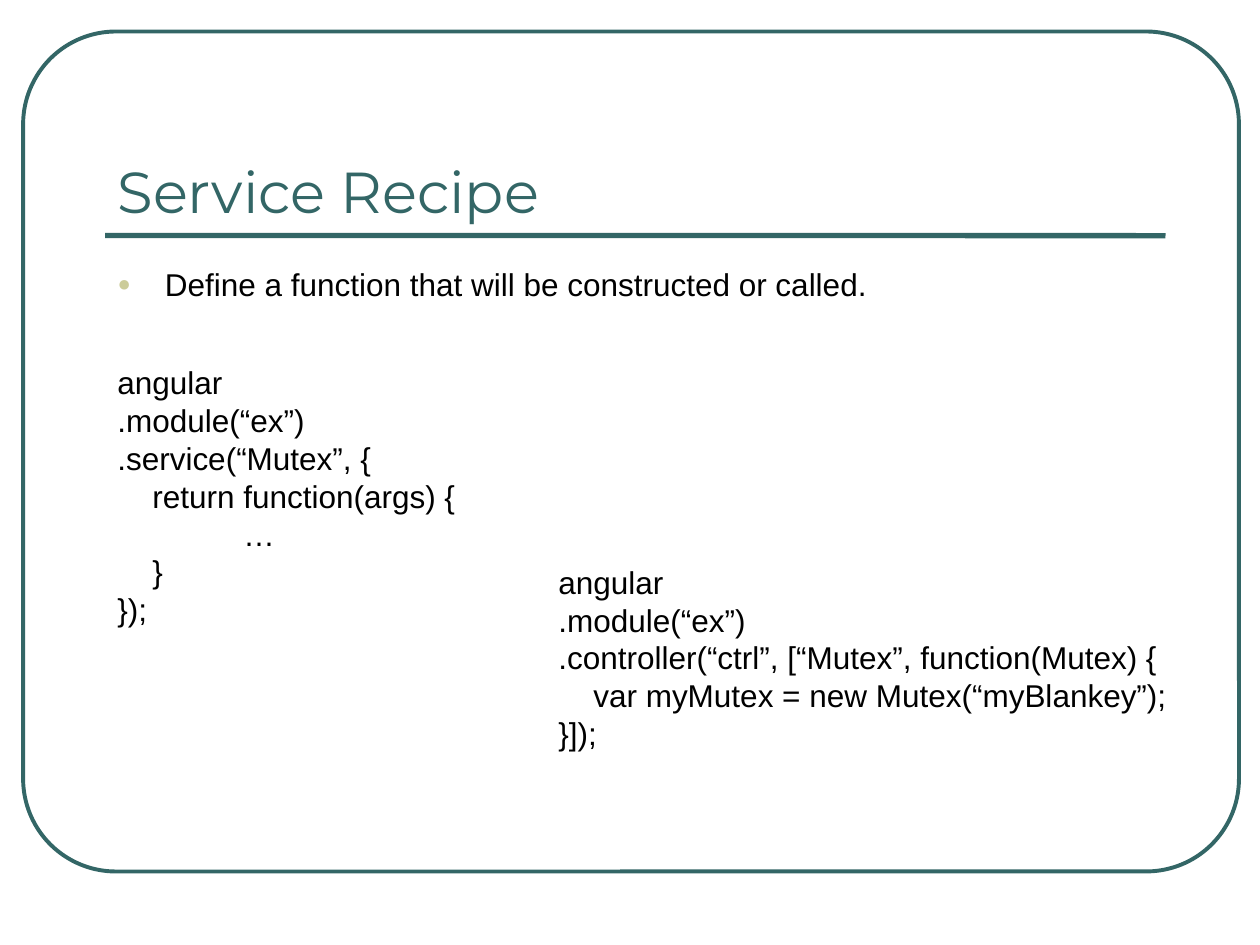
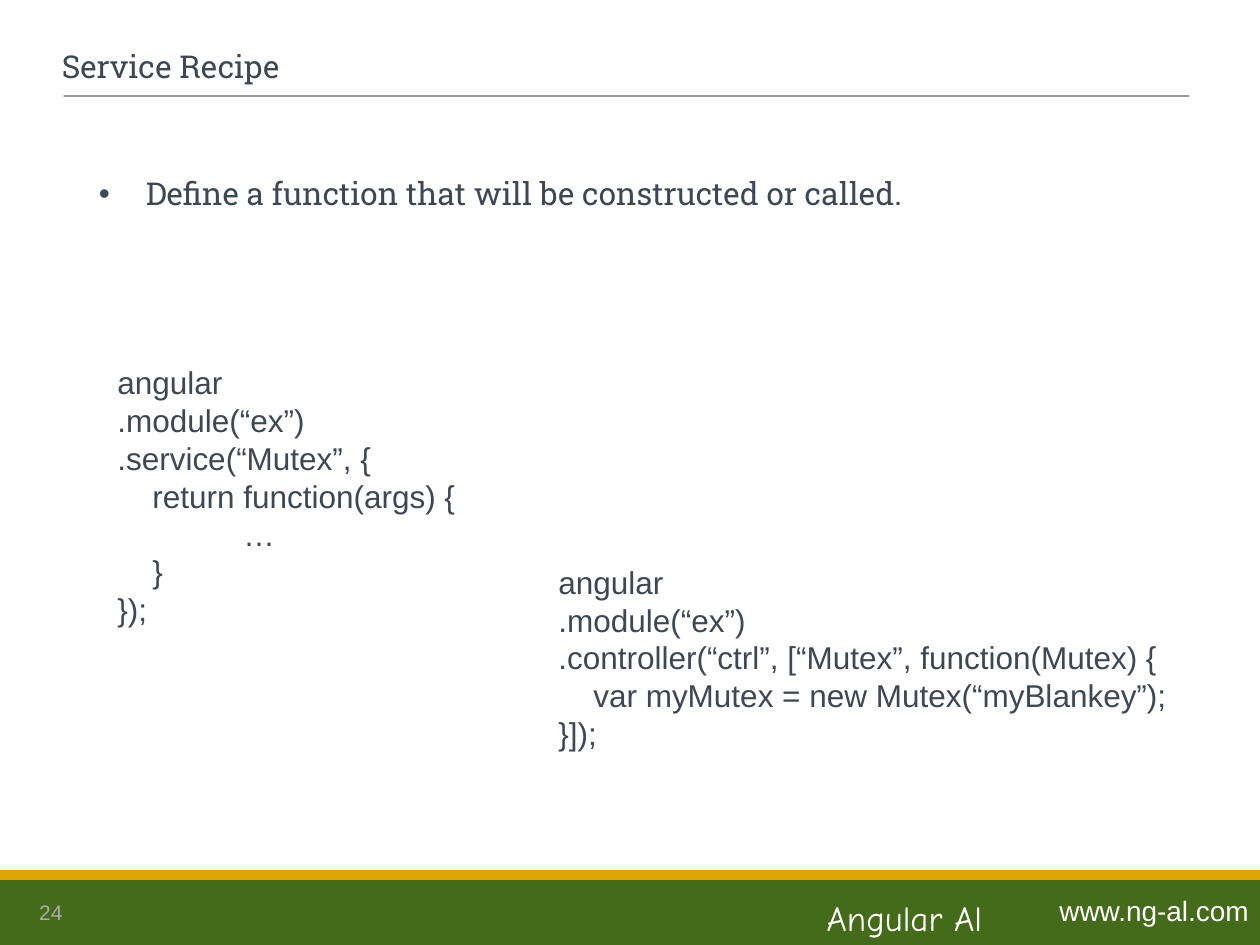
Before and after one commit to ng-al/AngularIntroApp, a slide deck: slide 24 of AngularJS Intro.ppt (slide 25 before the commit). Drawn at 1260x945 pixels with LibreOffice and Linux fonts; fonts in the diff are those of the drawing. Boxes give left, top, right and bottom in pixels: in the first picture for what was removed or moved away, otherwise in the second. Text is boxed around its words. In the diff, an @@ line names an element or a change of style, - is before the commit and + after.

```diff
--- a/AngularJS Intro.ppt
+++ b/AngularJS Intro.ppt
@@ rounded rectangle removed at (23, 32, 1239, 872) @@
@@ title "Service Recipe": place and size @@
-title "Service Recipe" at (118, 170, 539, 225)
+title "Service Recipe" at (62, 54, 279, 85)
@@ title "Service Recipe" at (62, 54, 279, 85): size 33 to 18 pt, font Montserrat to Roboto Slab, text colour #336666 to #3E4753; vertical alignment bottom to middle @@
@@ line moved from (105, 236) - (1166, 236) to (64, 96) - (1189, 96) @@
@@ line (64, 96) - (1189, 96): stroke #336666 3 pt to #626366 0.74 pt @@
@@ text "Define a function that will ...": place and size @@
-text "Define a function that will ..." at (165, 273, 866, 297)
+text "Define a function that will ..." at (146, 180, 902, 206)
@@ text "Define a function that will ..." at (146, 180, 902, 206): font Arial to Roboto Slab, text colour #000000 to #3E4753; bullet ● to •; bullet colour #CCCC99 to #3E4753 @@
@@ text "angular" at (117, 371, 435, 514): text colour #000000 to #3E4753 @@
@@ text "angular" at (558, 571, 1166, 713): text colour #000000 to #3E4753 @@
@@ rectangle added at (0, 876, 1260, 945), fill #446B19 @@
@@ rectangle added at (0, 872, 1260, 878), fill #DFA602, outline #DFA602 2.01 pt @@
@@ page number added at (39, 905, 62, 920), 12 pt, text #AAABAC @@
+24
@@ text added at (827, 907, 982, 938), 20 pt, text #FFFFFF @@
+Angular Al
@@ text added at (1059, 900, 1248, 926), 16 pt, text #FFFFFF @@
+www.ng-al.com
```
Also in this commit, not shown: 43 other slides changed, 1 slide added, 1 slide removed.
